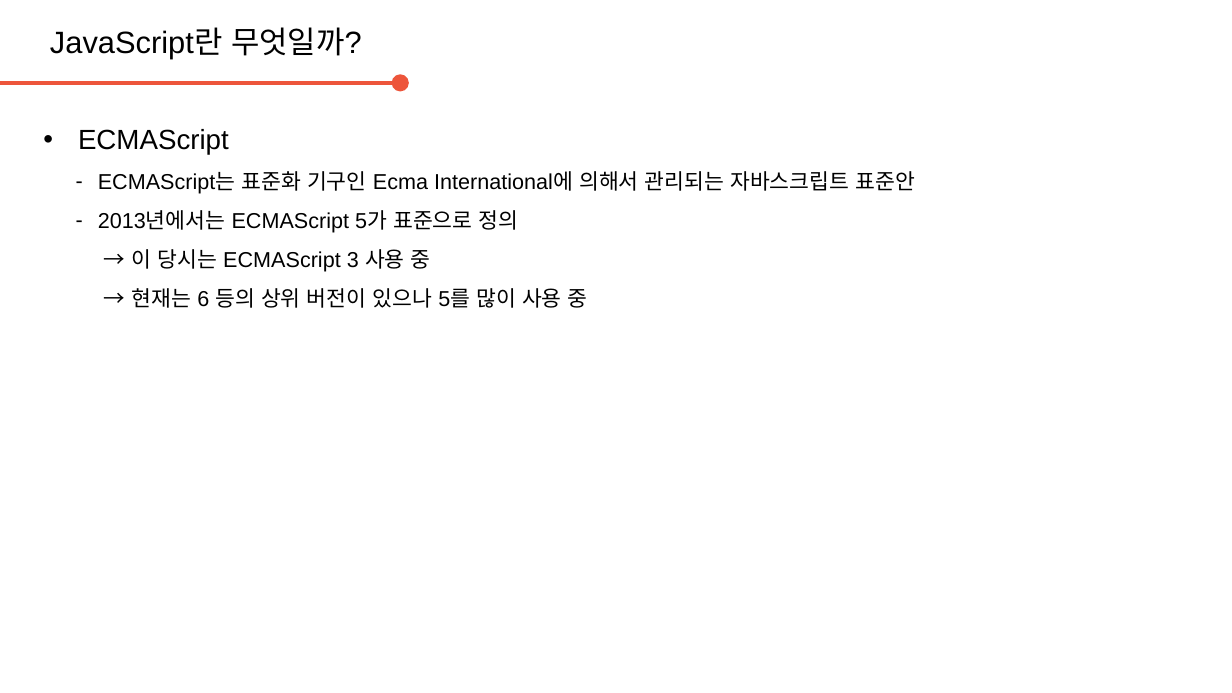
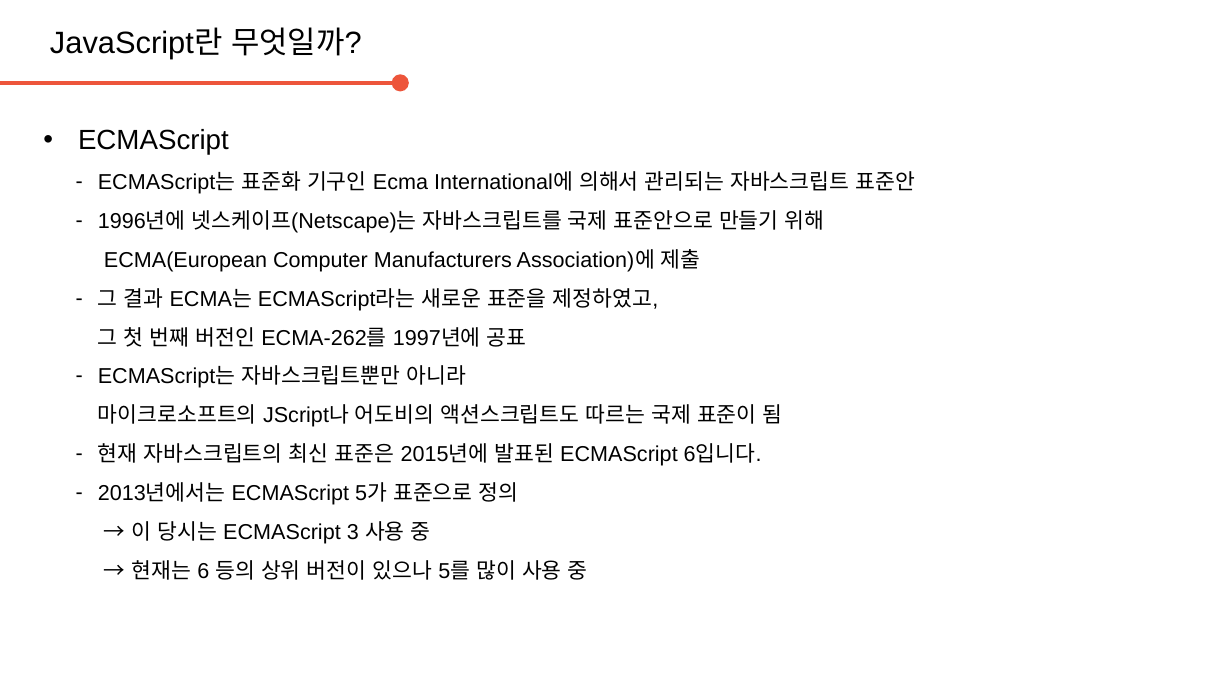
Before and after one commit to daegukdo/GCWM, a slide deck: slide 6 of 30/200727_JavaScript_concept.pptx (slide 4 before the commit). Drawn at 1232x693 pixels with LibreOffice and Linux fonts; fonts in the diff are those of the drawing; background and template pictures are left out. Boxes give left, top, right and bottom in pixels: in the first picture for what was removed or moved away, otherwise in the second. Text is boxed around its words. In the diff, an @@ line names an element or a change of style, - is before the commit and + after.

```diff
--- a/30/200727_JavaScript_concept.pptx
+++ b/30/200727_JavaScript_concept.pptx
@@ text at box(98, 210, 825, 466): paragraphs added @@
+  – 1996년에 넷스케이프(Netscape)는 자바스크립트를 국제 표준안으로 만들기 위해
+    ECMA(European Computer Manufacturers Association)에 제출
+  – 그 결과 ECMA는 ECMAScript라는 새로운 표준을 제정하였고,
+    그 첫 번째 버전인 ECMA-262를 1997년에 공표
+  – ECMAScript는 자바스크립트뿐만 아니라
+    마이크로소프트의 JScript나 어도비의 액션스크립트도 따르는 국제 표준이 됨
+  – 현재 자바스크립트의 최신 표준은 2015년에 발표된 ECMAScript 6입니다.
```
Also in this commit, not shown: 3 other slides changed, 3 slides added, 4 other files.
